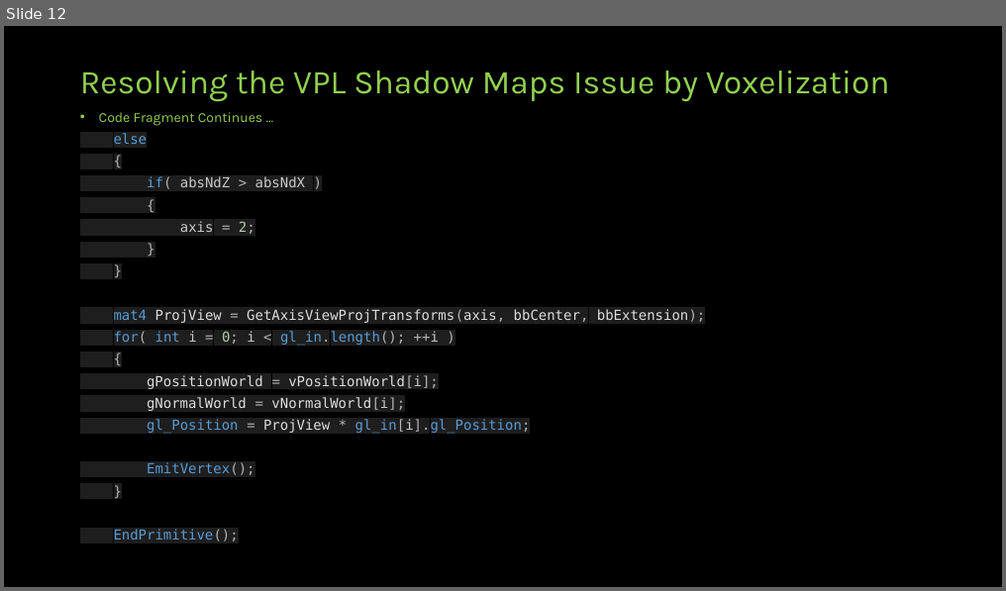
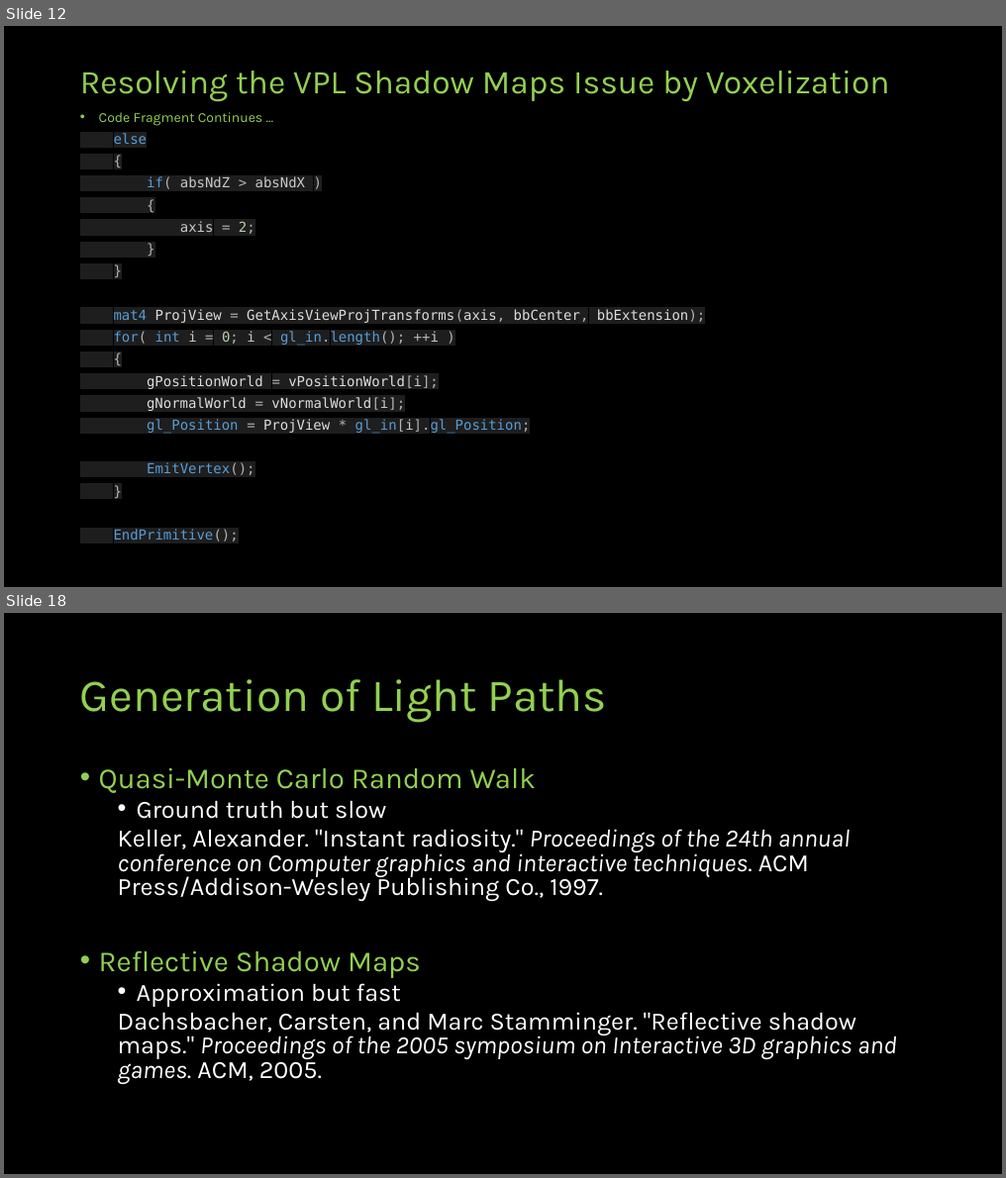
Before and after one commit to jazzboysc/RTGI, a slide deck: Docs/Real-time Global Illumination.pptx. Shown one above the other, each under a label of ours: slide 12 before the commit, slides 12 and 18 after it; the slides between them are not shown. The pictures are 1006x591 and 1006x1178 pixels, drawn with LibreOffice and Linux fonts; fonts in the diff are those of the drawing. Boxes give left, top, right and bottom in pixels: in the first picture for what was removed or moved away, otherwise in the second. Text is boxed around its words. In the diff, an @@ line names an element or a change of style, - is before the commit and + after.

```diff
--- a/Docs/Real-time Global Illumination.pptx
+++ b/Docs/Real-time Global Illumination.pptx
@@ slide 18 added at (4, 613, 1002, 1174), background #000000 @@
@@ title added at (80, 679, 607, 722), 44 pt, text #92D050 @@
+Generation of Light Paths
@@ text added at (99, 768, 897, 1084), 24 pt, text #FFFFFF @@
+• Quasi-Monte Carlo Random Walk
+  • Ground truth but slow
+  Keller, Alexander. "Instant radiosity." Proceedings of the 24th annual conference on Computer graphics and interactive techniques. ACM Press/Addison-Wesley Publishing Co., 1997.
+• Reflective Shadow Maps
+  • Approximation but fast
+  Dachsbacher, Carsten, and Marc Stamminger. "Reflective shadow maps." Proceedings of the 2005 symposium on Interactive 3D graphics and games. ACM, 2005.
```
Also in this commit, not shown: 5 slides changed, 8 other slides added.
